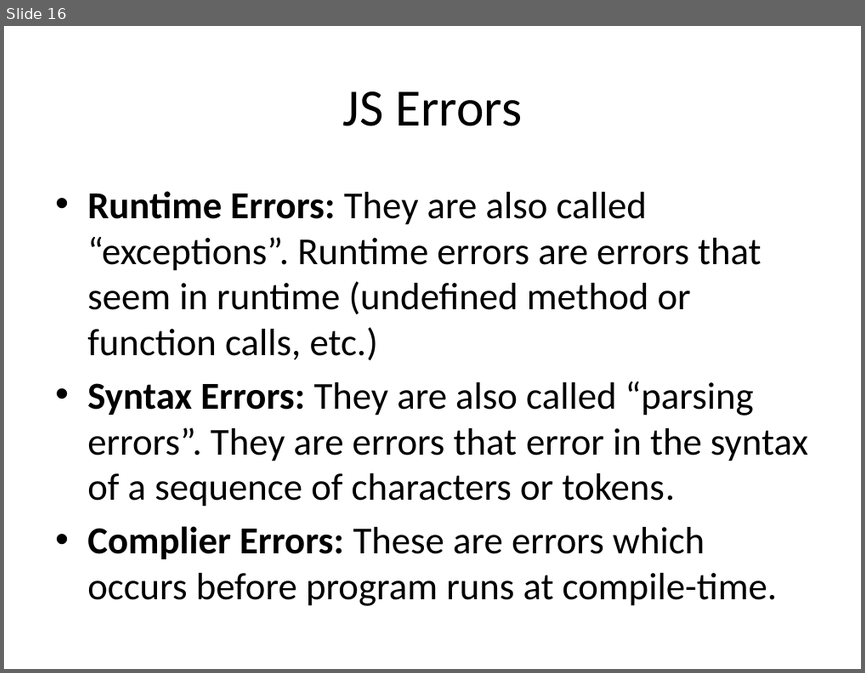
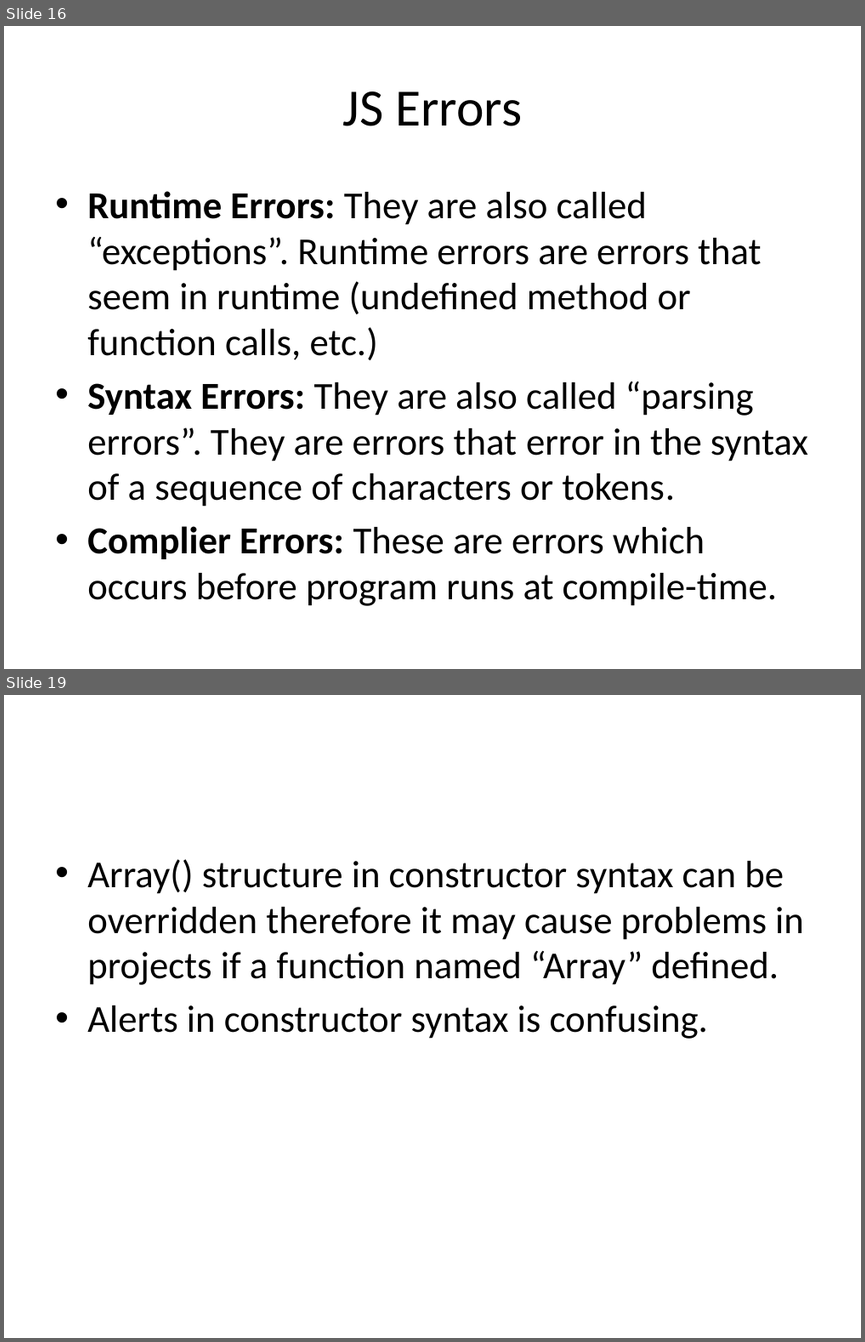
Before and after one commit to TechCareer-FrontEnd-1/tubisad-frontend-musabsakar, a slide deck: homeworks_musab_sakar.pptx. Shown one above the other, each under a label of ours: slide 16 before the commit, slides 16 and 19 after it; the slides between them are not shown. The pictures are 865x673 and 865x1342 pixels, drawn with LibreOffice and Linux fonts; fonts in the diff are those of the drawing. Boxes give left, top, right and bottom in pixels: in the first picture for what was removed or moved away, otherwise in the second. Text is boxed around its words. In the diff, an @@ line names an element or a change of style, - is before the commit and + after.

Commit message:
for, while, literal, constructor

```diff
--- a/homeworks_musab_sakar.pptx
+++ b/homeworks_musab_sakar.pptx
@@ slide 19 added at (4,695,861,1338), background #FFFFFF @@
@@ text added at (87,859,804,1038), 32 pt, text #000000 @@
+• Array() structure in constructor syntax can be overridden therefore it may cause problems in projects if a function named “Array” defined.
+• Alerts in constructor syntax is confusing.
```
Also in this commit, not shown: 2 other slides added.
